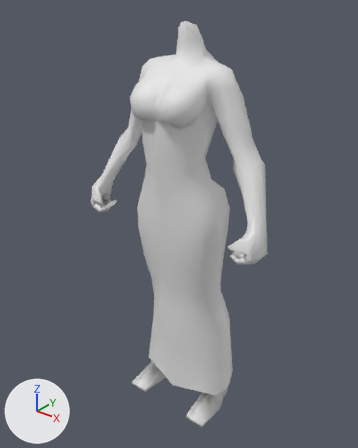
What one commit did to the COLLADA model binaries/data/mods/public/art/meshes/skeletal/new/f_dress.dae.
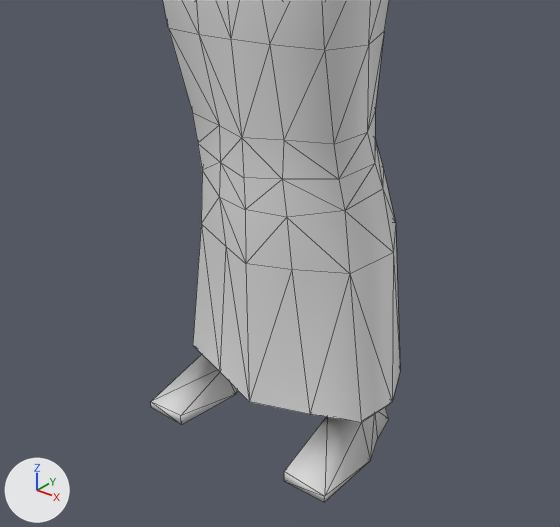
Old and new are each drawn whole from a 50 mm lens placed at (0.0665, -0.0844, 0.1048), pointed at (-0.0016, 0.0008, 0.052) and again close up from a 50 mm lens placed at (0.0461, -0.0564, 0.0554), pointed at (0.0076, -0.0083, 0.0255). Every picture has the same lights, and +X, +Y and +Z are marked at lower left. The close-ups show mesh edges as thin lines. Vertices at the same position are counted once.

The first close-up shows 'f_dress'.
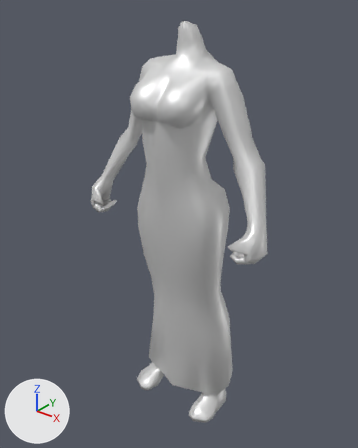
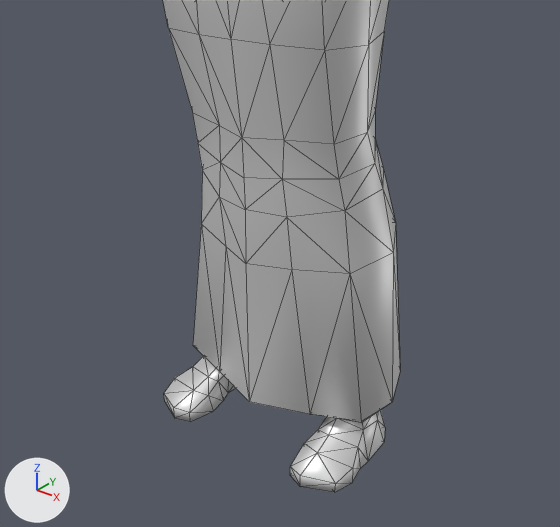
The newer file is also rescaled (x39.37) as a whole; pictures and numbers use the older file's frame.

Changed parts and their boxes (x1, y1, x2, y2) in the close-ups (560 x 527 px):
```json
{"object": "f_dress", "change": "reshaped", "before": [151, 0, 400, 502], "after": [163, 0, 400, 492]}
{"part": 1, "of": "me_cube_024", "change": "built on", "before": [284, 407, 389, 502], "after": [290, 410, 385, 492]}
{"part": 2, "of": "me_cube_024", "change": "built on", "before": [151, 370, 235, 424], "after": [164, 356, 235, 421]}
```

Edits to the scene script, one JSON object a line:
```json
{"op": "add", "block": "mat_skin", "code": ["mat_skin = principled_material('Skin')", "mat_skin.base_color = (0.8, 0.8, 0.8)  # white #e7e7e7", "mat_skin.metallic = 0.5"]}
{"block": "me_cube_024", "where": "# used by ob_f_dress; location = (0.0, 0.0, 0.0)"}
{"op": "remove", "block": "me_cube_024", "code": "me_cube_024.from_pydata(...)  # 404 vertices, 792 faces; spans x -0.0246..0.0246, y -0.0103..0.0108, z 0.0002..0.0981"}
{"op": "add", "block": "me_cube_024", "code": "me_cube_024.from_pydata(...)  # 458 vertices, 900 faces; spans x -0.0246..0.0246, y -0.0103..0.0108, z 0.0..0.0981"}
{"block": "me_cube_024", "change": "me_cube_024 part 1"}
{"block": "me_cube_024", "change": "8 vertices are removed from x 0.0072..0.0127, y -0.0074..0.0083, z 0.0002..0.0015"}
{"block": "me_cube_024", "change": "22 faces are deleted"}
{"block": "me_cube_024", "change": "2 vertices move from x 0.0065..0.0125, y -0.0073..0.0008, z 0.0003..0.0011 to x 0.0072..0.0085, y 0.0004..0.0006, z 0.0038..0.0041"}
{"block": "me_cube_024", "change": "35 vertices are added at x 0.0066..0.013, y -0.0069..0.0077, z 0.0..0.0038"}
{"block": "me_cube_024", "change": "76 new faces join them"}
{"block": "me_cube_024", "change": "me_cube_024 part 2"}
{"block": "me_cube_024", "change": "7 vertices are removed from x -0.0127..-0.0072, y -0.0074..0.0083, z 0.0002..0.0015"}
{"block": "me_cube_024", "change": "20 faces are deleted"}
{"block": "me_cube_024", "change": "3 vertices move from x -0.0125..-0.0065, y -0.0073..0.0043, z 0.0003..0.0011 to x -0.0085..-0.0067, y 0.0004..0.0043, z 0.0035..0.0041"}
{"block": "me_cube_024", "change": "34 vertices are added at x -0.013..-0.0066, y -0.0069..0.0077, z 0.0..0.0038"}
{"block": "me_cube_024", "change": "74 new faces join them"}
{"op": "add", "block": "me_cube_024", "code": "me_cube_024.materials.append(mat_skin)  # white #e7e7e7"}
```
